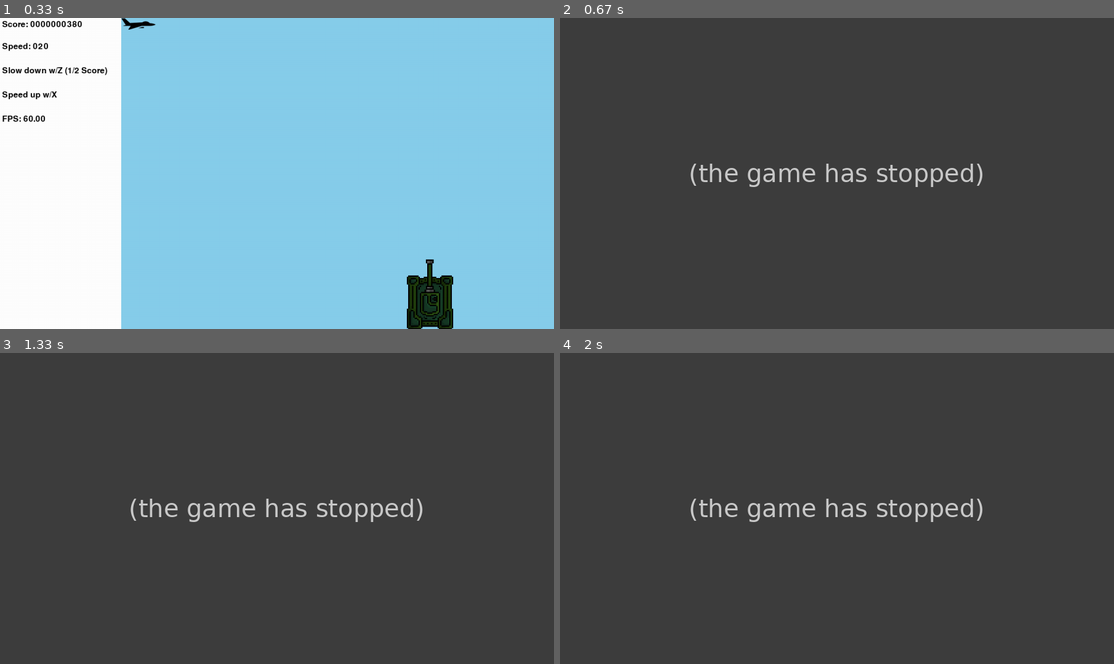
Above: before the commit, frames 1-4 (two rows, left to right).
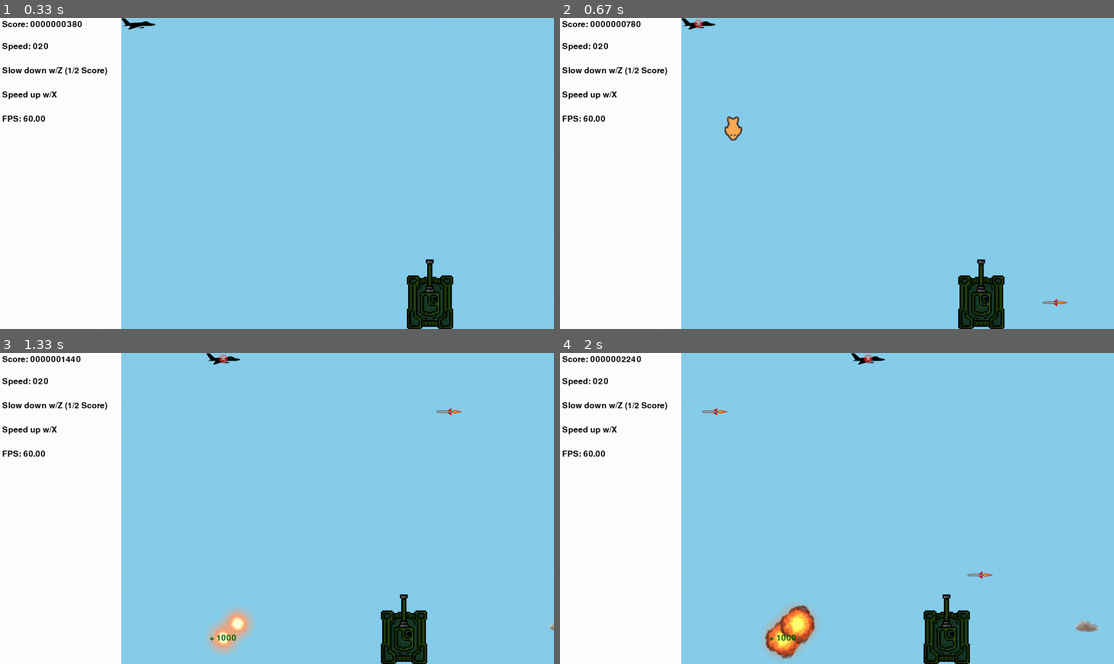
Above: after the commit, the same moments.

Repository: bkwong1990/PygamePrimerFishBomb
Game: pygame game, started from noCreativity.py
The game is run twice, just before and just after one commit, with the same random seed, the same clock (stepped at 60 frames per second) and the same inputs.
Inputs:
- Up to frame 1 (0.33 s): no input
- Up to frame 2 (0.67 s): tap Space at 0.33 s
- Up to frame 3 (1.33 s): hold Right 0.67-1.13 s; tap Space at 0.73, 1.03, 1.23 s; tap X at 0.82 s; hold Up from 1.17 s (still down); tap Z at 1.32 s
- Up to frame 4 (2 s): release Up at 1.47 s; hold Right 1.5-1.97 s; tap Space at 1.57, 1.87 s

Frame 1 is identical in both runs. In frame 2, 100% of the frame differs, in the area x 0-100%, y 0-100%; in frame 3, 100%; in frame 4, 100%.
Error before the commit: NameError: name 'DRIFT' is not defined (my_sprites.py line 403); the game stopped at 0.33 s (later frames are placeholders)

Commit message:
Fix player bomb drift crash

Diff:
--- a/my_sprites.py
+++ b/my_sprites.py
@@ -400,7 +400,7 @@
         self: The calling object
     '''
     def update(self):
-        self.rect.move_ip(DRIFT, self.speed)
+        self.rect.move_ip(PlayerBomb.DRIFT, self.speed)
         if self.rect.top > self.bottom_bound:
             self.kill()
     '''
